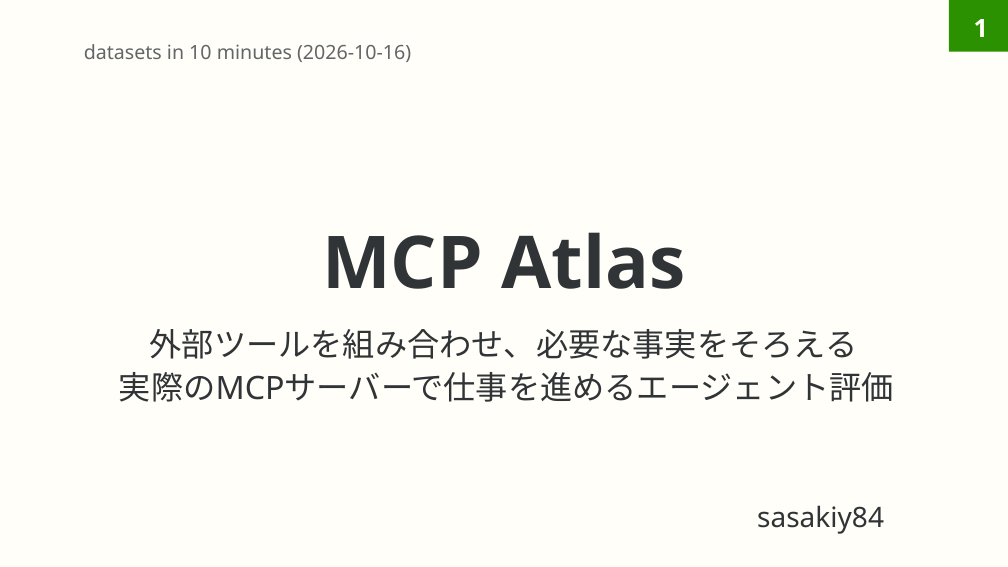
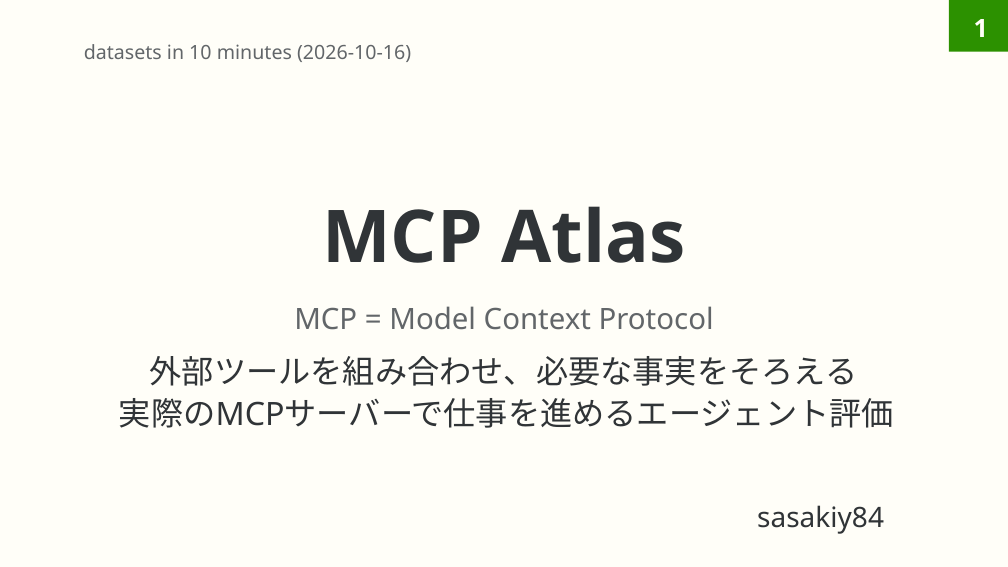
Before and after one commit to sasakiy84/datasets-in-10-minutes, a slide deck: slide 1 of slides/datasets-in-10-minutes-mcp-atlas.pptx. Drawn at 1008x567 pixels with LibreOffice and Linux fonts; fonts in the diff are those of the drawing. Boxes give left, top, right and bottom in pixels: in the first picture for what was removed or moved away, otherwise in the second. Text is boxed around its words. In the diff, an @@ line names an element or a change of style, - is before the commit and + after.

```diff
--- a/slides/datasets-in-10-minutes-mcp-atlas.pptx
+++ b/slides/datasets-in-10-minutes-mcp-atlas.pptx
@@ title "MCP Atlas": place and size @@
-title "MCP Atlas" at (322,232,686,289)
+title "MCP Atlas" at (322,206,686,263)
@@ text added at (294,306,714,330), 21 pt, text #626669 @@
+MCP = Model Context Protocol
@@ subtitle "外部ツールを組み合わせ、必要な事実をそろえる 実際のMCPサーバーで仕事を進めるエージェント評価": place and size @@
-subtitle "外部ツールを組み合わせ、必要な事実をそろえる 実際のMCPサーバーで仕事を進めるエージェント評価" at (119,329,894,402)
+subtitle "外部ツールを組み合わせ、必要な事実をそろえる 実際のMCPサーバーで仕事を進めるエージェント評価" at (119,356,894,428)
```
Also in this commit, not shown: 10 other files.
